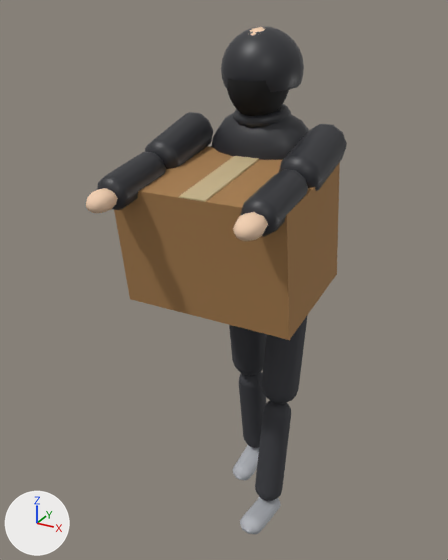
The glTF model city-hold/public/models/placeholder/char_looter_02_puffer_large_box.glb, before and after one commit.
Before and after are seen from a 50 mm camera at (0.96, -2.12, 2.02) aimed at (-0.08, -0.22, 1.07). Arrows for +X, +Y and +Z are at lower left; the lights stay in place. The picture after the commit comes second. Both versions are drawn at frame 6 of the action 'held'; the numbers are the values there.
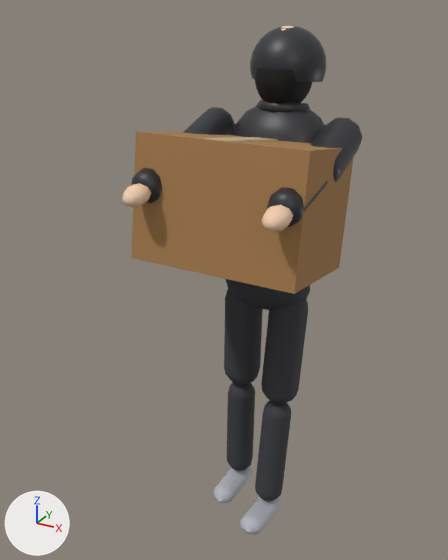
Not drawn themselves, but carrying or shaping drawn objects: ob_legl, ob_torso, ob_head, ob_arml, ob_armr.

The change, as a list of edits to the scene's bpy script:
```text
Change ob_legl:
    ob_legl.rotation_euler: (0.165, 0.0, 0.0) -> (-0.028, 0.0, 0.0)  # degrees (9.5, 0, 0) -> degrees (-1.6, 0, 0)
Change ob_torso:
    ob_torso.rotation_euler: (0.149, 0.0, 0.0) -> (-0.157, 0.0, 0.0)  # degrees (8.5, 0, 0) -> degrees (-9, 0, 0)
Change ob_head:
    ob_head.rotation_euler: (-0.0744, 0.0, 0.0) -> (0.0785, 0.0, 0.0)  # degrees (-4.3, 0, 0) -> degrees (4.5, 0, 0)
Change ob_arml:
    ob_arml.rotation_euler: (-1.449, 0.0, 0.0) -> (-1.099, 0.0, 0.0)  # degrees (-83, 0, 0) -> degrees (-63, 0, 0)
Change ob_armr:
    ob_armr.rotation_euler: (-1.449, 0.0, 0.0) -> (-1.099, 0.0, 0.0)  # degrees (-83, 0, 0) -> degrees (-63, 0, 0)
```

What differs and where, as boxes [x1, y1, x2, y2] in the pictures (448 x 560 px):
'Mesh_14', turned: before [114, 146, 340, 340]; after [131, 132, 354, 294]
'Mesh_9', turned: before [221, 27, 304, 92]; after [250, 26, 326, 82]
'Mesh_4', turned: before [212, 113, 309, 160]; after [232, 106, 325, 143]
'Mesh_11.001', turned: before [279, 124, 347, 191]; after [310, 117, 362, 182]
'Mesh_1', turned: before [229, 325, 267, 376]; after [224, 289, 263, 385]
'Mesh_2', turned: before [239, 372, 266, 448]; after [227, 382, 255, 471]
'Mesh_11', turned: before [145, 112, 213, 169]; after [183, 107, 235, 135]
'Mesh_10', turned: before [227, 79, 289, 116]; after [255, 68, 312, 103]
'Mesh_12.001', turned: before [240, 169, 308, 237]; after [267, 181, 328, 227]
'Mesh_12', turned: before [97, 152, 166, 210]; after [132, 168, 162, 203]
'Mesh_15', turned: before [179, 156, 259, 202]; after [204, 137, 278, 142]
'Mesh_13.001', turned: before [233, 212, 268, 241]; after [261, 205, 293, 232]
'Mesh_3', turned: before [233, 445, 259, 480]; after [213, 466, 252, 503]
'Mesh_13', turned: before [86, 188, 118, 213]; after [122, 183, 151, 207]
'Mesh_7', turned: before [232, 104, 291, 128]; after [256, 100, 311, 113]
'Mesh_8', turned (mostly hidden): before [250, 27, 264, 36]; after [278, 25, 294, 31]
'Mesh_0', unchanged, uncovered by the edit: after [225, 279, 310, 310]
